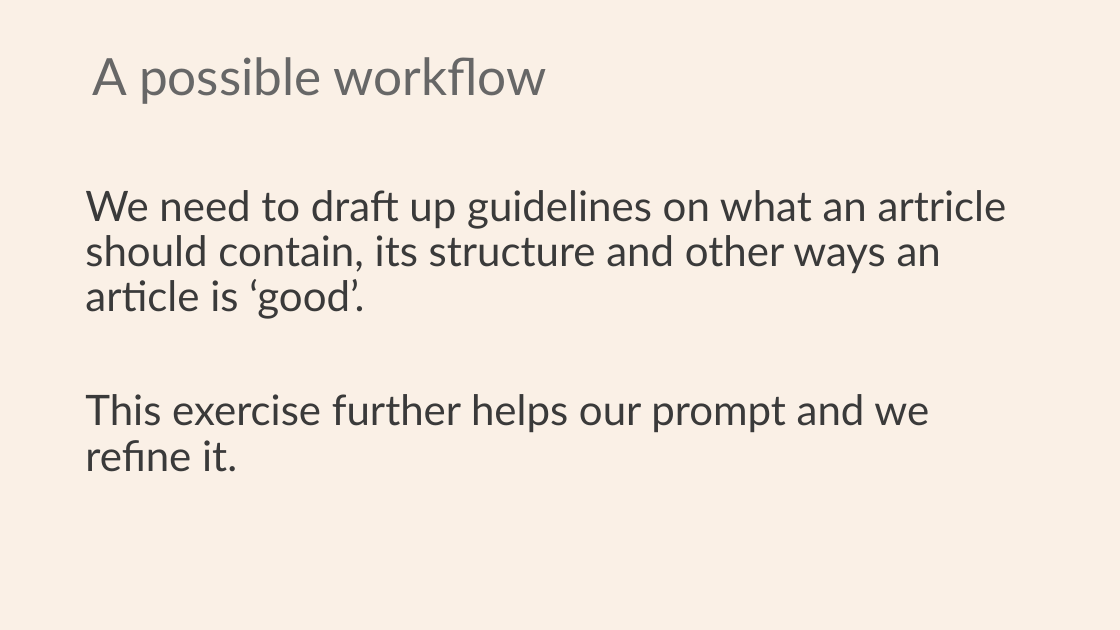
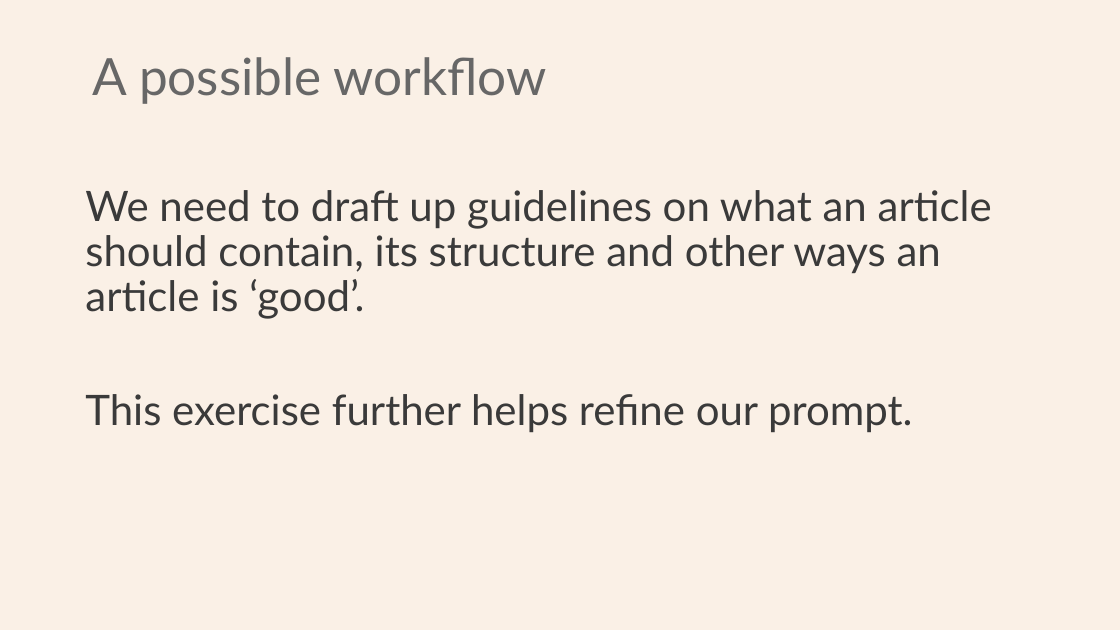
Before and after one commit to Python-Test-Engineer/eval-framework, a slide deck: slide 18 of PYDATA_LONDON_02SEP2025.pptx. Drawn at 1120x630 pixels with LibreOffice and Linux fonts; fonts in the diff are those of the drawing. Boxes give left, top, right and bottom in pixels: in the first picture for what was removed or moved away, otherwise in the second. Text is boxed around its words. In the diff, an @@ line names an element or a change of style, - is before the commit and + after.

```diff
--- a/PYDATA_LONDON_02SEP2025.pptx
+++ b/PYDATA_LONDON_02SEP2025.pptx
@@ text at [85, 190, 992, 432]: text changed @@
-We need to draft up guidelines on what an artricle should contain, its structure and other ways an article is ‘good’.
-This exercise further helps our prompt and we refine it.
+We need to draft up guidelines on what an article should contain, its structure and other ways an article is ‘good’.
+This exercise further helps refine our prompt.
```
Also in this commit, not shown: 5 other slides changed, 1 other file.
